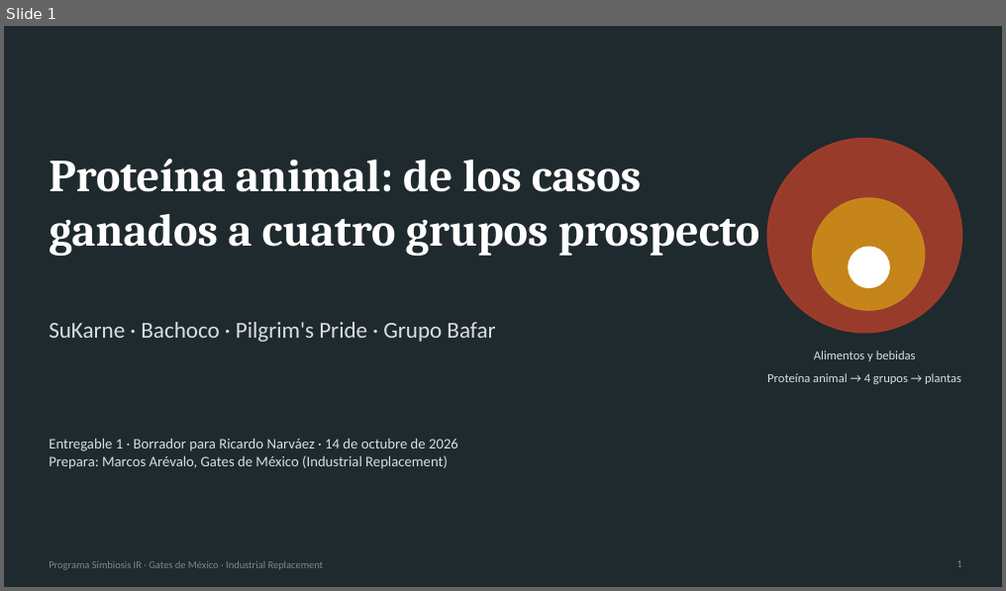
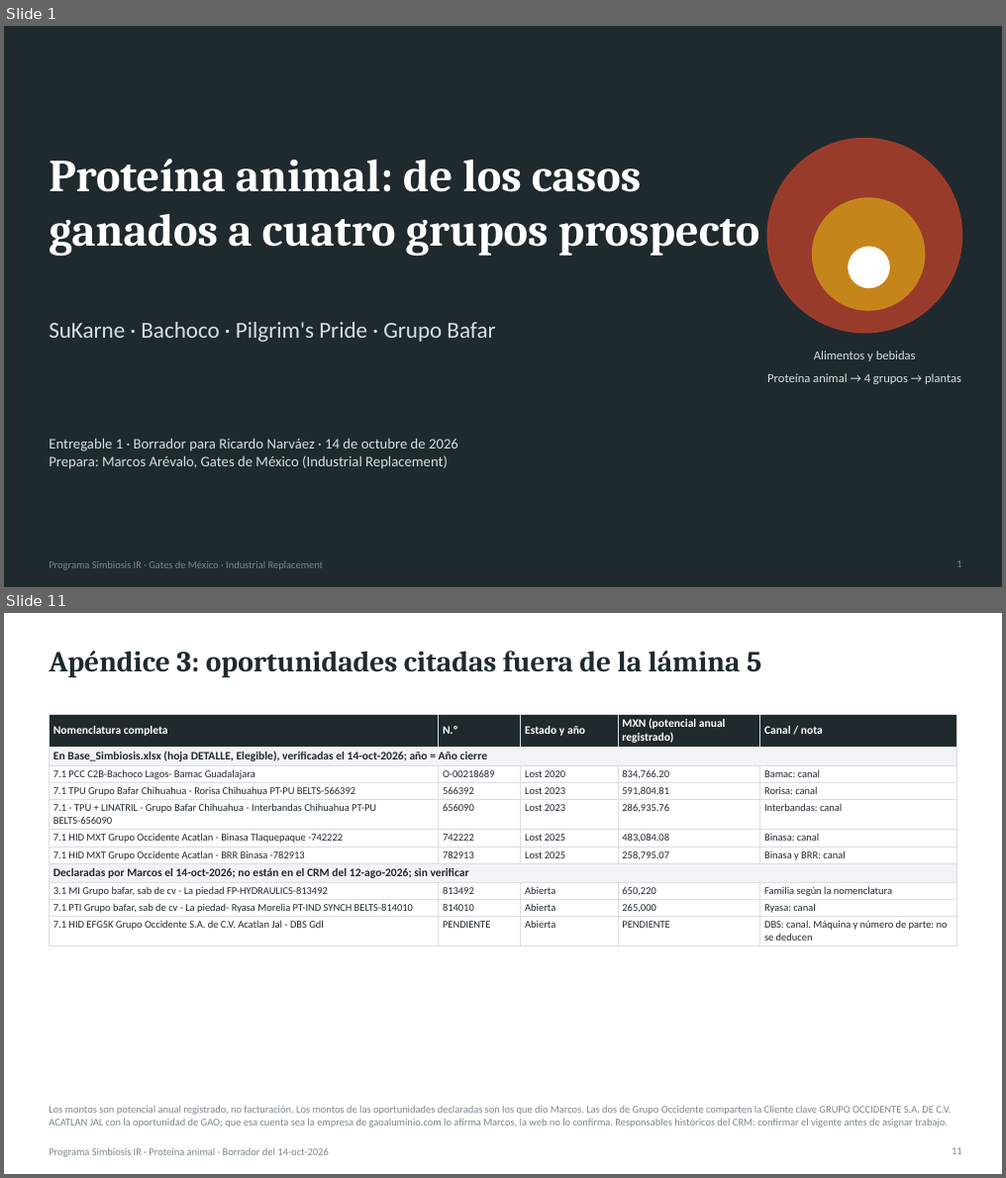
Before and after one commit to Marckqalex/Simbiosis-IR, a slide deck: entregables/Simbiosis_IR_Proteina_Animal_Entregable1.pptx. Shown one above the other, each under a label of ours: slide 1 before the commit, slides 1 and 11 after it; the slides between them are not shown. The pictures are 1006x591 and 1006x1178 pixels, drawn with LibreOffice and Linux fonts; fonts in the diff are those of the drawing. Boxes give left, top, right and bottom in pixels: in the first picture for what was removed or moved away, otherwise in the second. Text is boxed around its words. In the diff, an @@ line names an element or a change of style, - is before the commit and + after.

```diff
--- a/entregables/Simbiosis_IR_Proteina_Animal_Entregable1.pptx
+++ b/entregables/Simbiosis_IR_Proteina_Animal_Entregable1.pptx
@@ slide 11 added at [4, 613, 1002, 1174], background #FFFFFF @@
@@ title added at [49, 651, 761, 678], 28 pt, text #1F2A2E, bold @@
+Apéndice 3: oportunidades citadas fuera de la lámina 5
@@ table added at [49, 714, 957, 945], 11 rows, 5 columns @@
+Nomenclatura completa | N.º | Estado y año | MXN (potencial anual registrado) | Canal / nota
+En Base_Simbiosis.xlsx (hoja DETALLE, Elegible), verificadas el 14-oct-2026; año = Año cierre |  |  |  | 
+7.1 PCC C2B-Bachoco Lagos- Bamac Guadalajara | O-00218689 | Lost 2020 | 834,766.20 | Bamac: canal
+7.1 TPU Grupo Bafar Chihuahua - Rorisa Chihuahua PT-PU BELTS-566392 | 566392 | Lost 2023 | 591,804.81 | Rorisa: canal
+7.1 - TPU + LINATRIL - Grupo Bafar Chihuahua - Interbandas Chihuahua PT-PU BELTS-656090 | 656090 | Lost 2023 | 286,935.76 | Interbandas: canal
+7.1 HID MXT Grupo Occidente Acatlan - Binasa Tlaquepaque -742222 | 742222 | Lost 2025 | 483,084.08 | Binasa: canal
+7.1 HID MXT Grupo Occidente Acatlan - BRR Binasa -782913 | 782913 | Lost 2025 | 258,795.07 | Binasa y BRR: canal
+Declaradas por Marcos el 14-oct-2026; no están en el CRM del 12-ago-2026; sin verificar |  |  |  | 
+3.1 MI Grupo bafar, sab de cv - La piedad FP-HYDRAULICS-813492 | 813492 | Abierta | 650,220 | Familia según la nomenclatura
+7.1 PTI Grupo bafar, sab de cv - La piedad- Ryasa Morelia PT-IND SYNCH BELTS-814010 | 814010 | Abierta | 265,000 | Ryasa: canal
+7.1 HID EFG5K Grupo Occidente S.A. de C.V. Acatlan Jal - DBS Gdl | PENDIENTE | Abierta | PENDIENTE | DBS: canal. Máquina y número de parte: no se deducen
@@ text added at [49, 1106, 950, 1128], 10 pt, text #7C878C @@
+Los montos son potencial anual registrado, no facturación. Los montos de las oportunidades declaradas son los que dio Marcos. Las dos de Grupo Occidente comparten la Cliente clave GRUPO OCCIDENTE S.A. DE C.V. ACATLAN JAL con la oportunidad de GAO; que esa cuenta sea la empresa de gaoaluminio.com lo afirma Marcos, la web no lo confirma. Responsables históricos del CRM: confirmar el vigente antes de asignar trabajo.
@@ text added at [49, 1149, 328, 1157], 10 pt, text #7C878C @@
+Programa Simbiosis IR · Proteína animal · Borrador del 14-oct-2026
@@ page number added at [951, 1148, 962, 1155], 10 pt, text #7C878C @@
+11
```
Also in this commit, not shown: 8 slides changed, 8 other files.
